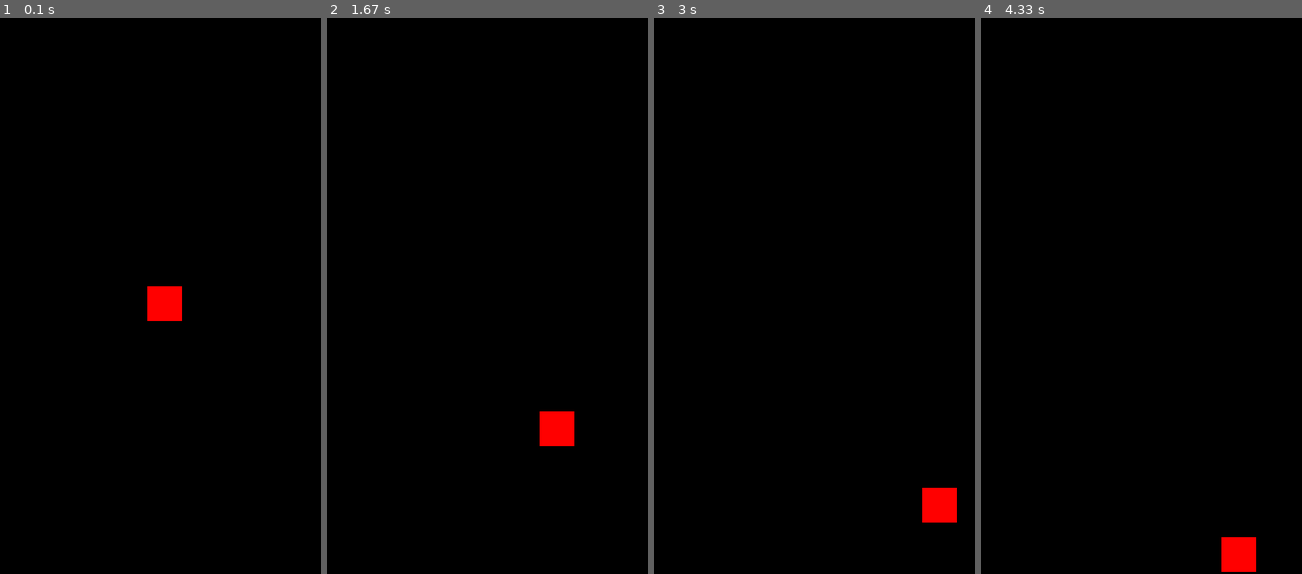
Above: before the commit, frames 1-4 (left to right).
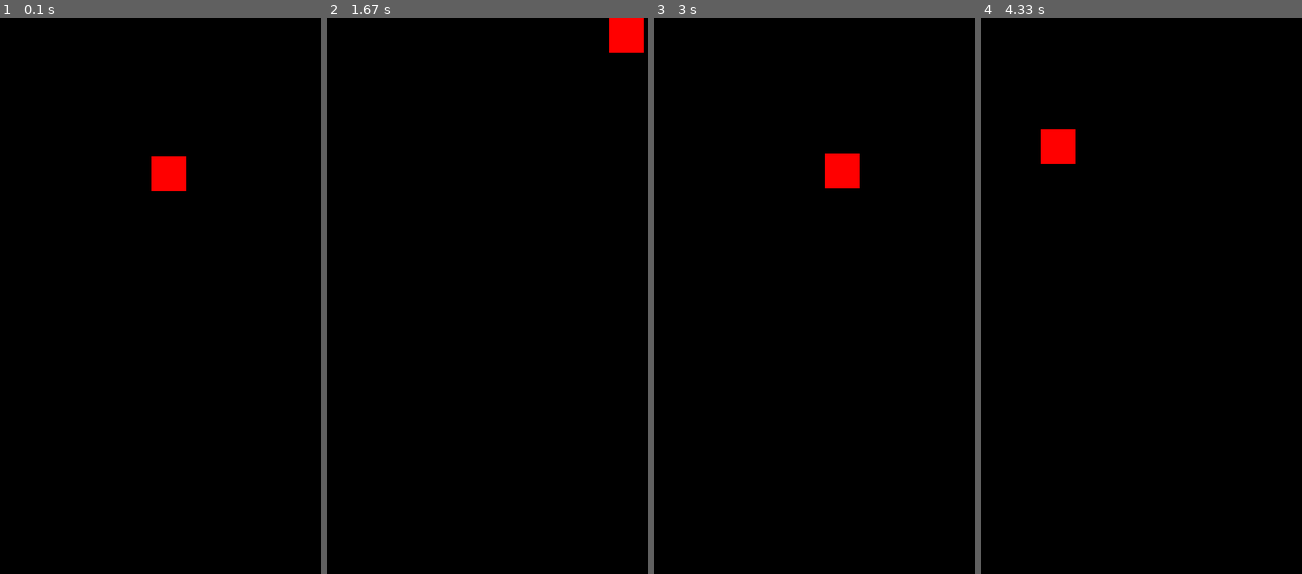
Above: after the commit, the same moments.

Repository: Dasani1/Pygame-Torture
Game: pygame game, started from Pendulum.py
Same seed, same stepped clock (60 frames per second), same inputs: the game is played once before the commit and once after it.
Inputs:
- Up to frame 1 (0.1 s): no input
- Up to frame 2 (1.67 s): no input
- Up to frame 3 (3 s): no input
- Up to frame 4 (4.33 s): no input

The runs differ from the first frame. In frame 1, 1.4% of the frame differs, in the area x 45-59%, y 24-55%; in frame 2, 1.4%; in frame 3, 1.4%; in frame 4, 1.4%.

Commit message:
I''ll call it progress...

Diff:
--- a/Pendulum.py
+++ b/Pendulum.py
@@ -49,9 +49,12 @@
         #self.velx = (self.adj**2 - (self.track))**0.5
         #what if... we make x the one static, and y the one getitng manipulated, we could then do the equation properly.
         #self.velx = (self.adj**2 - (self.track)**2)**0.5
-        self.vely = (self.adj**2 - self.track**2)**0.5
+        self.ypos = ((self.radius**2 - self.track**2)**0.5)
         print(self.vely)
-        self.ypos += self.vely
+        if self.direction:
+            self.ypos += self.vely
+        else:
+            self.ypos -= self.vely
         self.xpos += self.velx
 
 
@@ -65,7 +68,7 @@
         if (self.xpos >= rope and self.direction) or (self.xpos <= self.originx-self.radius and not self.direction):
             self.velx *= -1
             self.direction = not self.direction
-        self.track += (self.velx/100)
+        self.track += (self.velx)
         self.track = round(self.track,2) #If you don't round it adds like 0.0000001 extra which adds up overtime to create mistakes
 
 
@@ -94,6 +97,6 @@
     pygame.display.flip()
 
     # how many updates per second
-    clock.tick(60)
+    clock.tick(180)
 
 pygame.quit()
